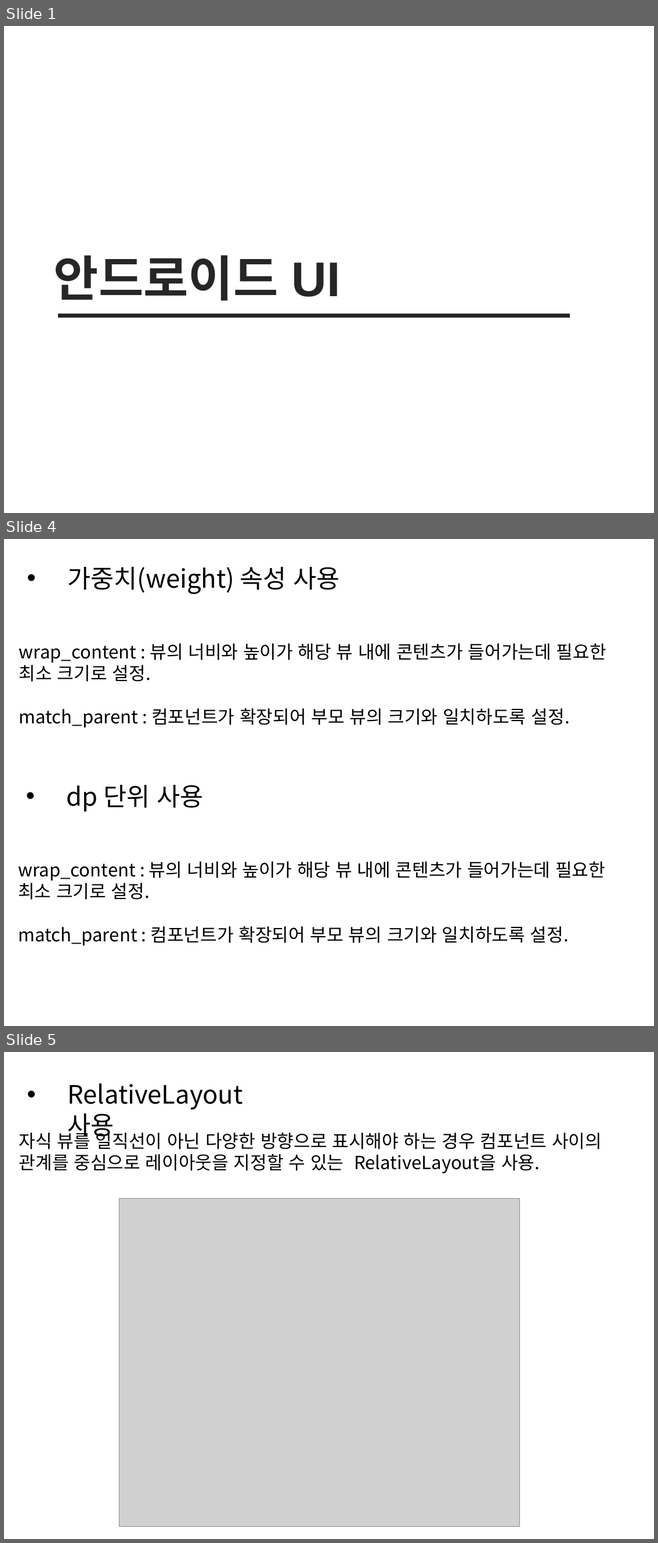
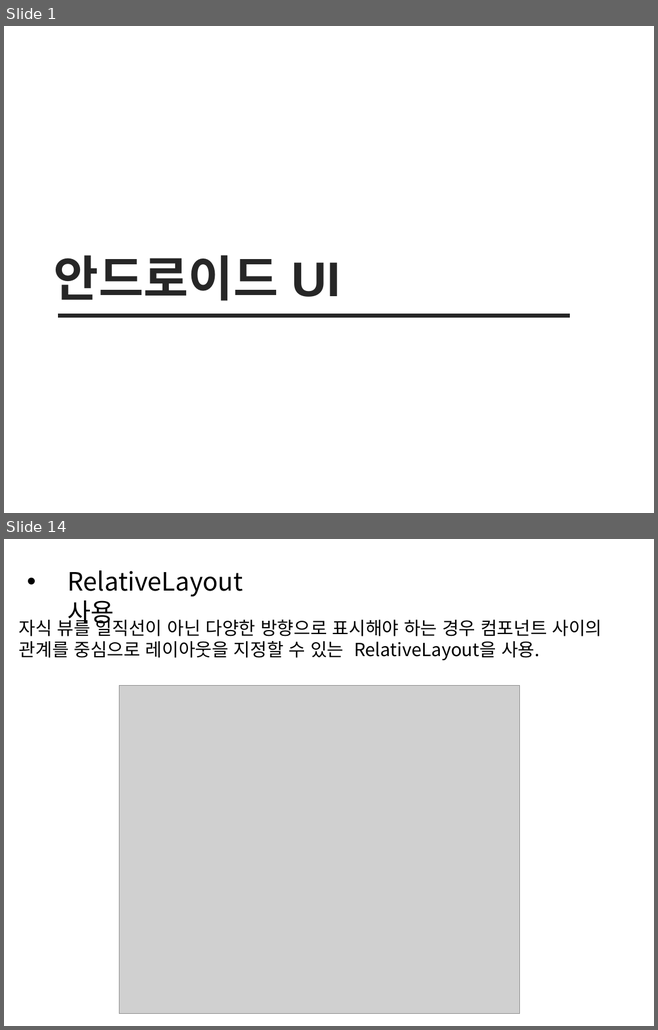
Before and after one commit to sc545/Beacon, a slide deck: 안드로이드 UI.pptx. Shown one above the other, each under a label of ours: slides 1, 4 and 5 before the commit, slides 1 and 14 after it; the slides between them are not shown. The pictures are 658x1543 and 658x1030 pixels, drawn with LibreOffice and Linux fonts; fonts in the diff are those of the drawing; grey boxes stand for pictures. Boxes give left, top, right and bottom in pixels: in the first picture for what was removed or moved away, otherwise in the second. Text is boxed around its words. In the diff, an @@ line names an element or a change of style, - is before the commit and + after.

```diff
--- a/안드로이드 UI.pptx
+++ b/안드로이드 UI.pptx
@@ slide 4 removed at [4, 539, 654, 1026], background #FFFFFF @@
@@ text removed at [68, 567, 340, 594] @@
-• 가중치(weight) 속성 사용
@@ text removed at [19, 643, 606, 727] @@
-wrap_content : 뷰의 너비와 높이가 해당 뷰 내에 콘텐츠가 들어가는데 필요한 최소 크기로 설정.
-match_parent : 컴포넌트가 확장되어 부모 뷰의 크기와 일치하도록 설정.
@@ text removed at [67, 785, 204, 812] @@
-• dp 단위 사용
@@ text removed at [18, 861, 605, 946] @@
-wrap_content : 뷰의 너비와 높이가 해당 뷰 내에 콘텐츠가 들어가는데 필요한 최소 크기로 설정.
-match_parent : 컴포넌트가 확장되어 부모 뷰의 크기와 일치하도록 설정.
@@ what was slide 5 is now slide 14 @@
```
Also in this commit, not shown: 1 slide changed, 12 slides added, 2 other slides removed, 53 other files.
